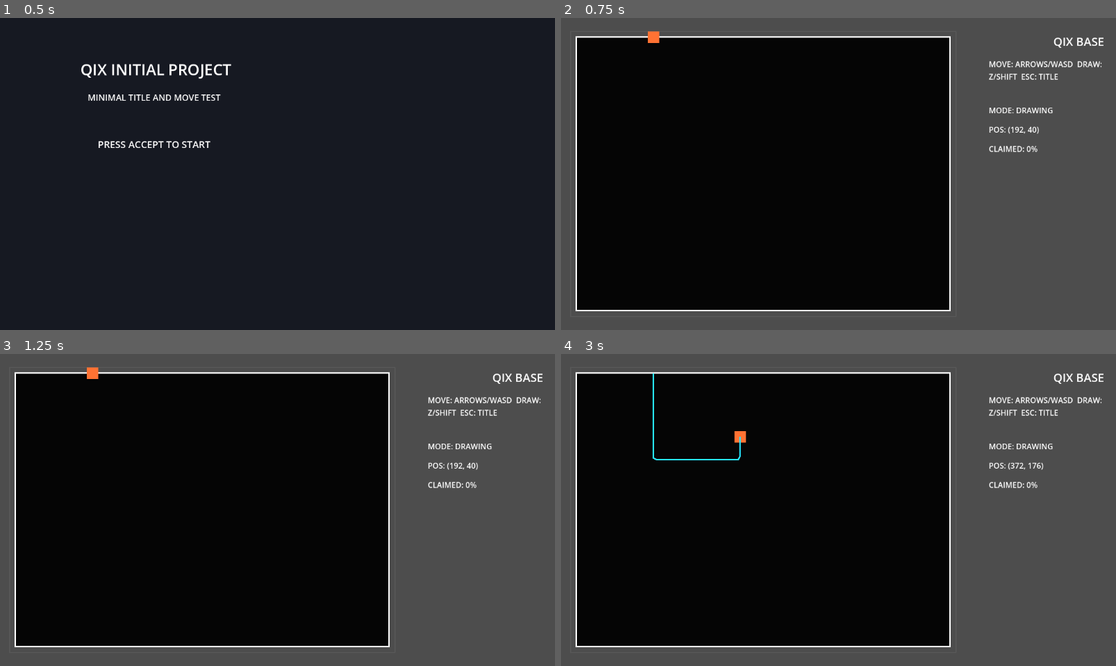
Above: before the commit, frames 1-4 (two rows, left to right).
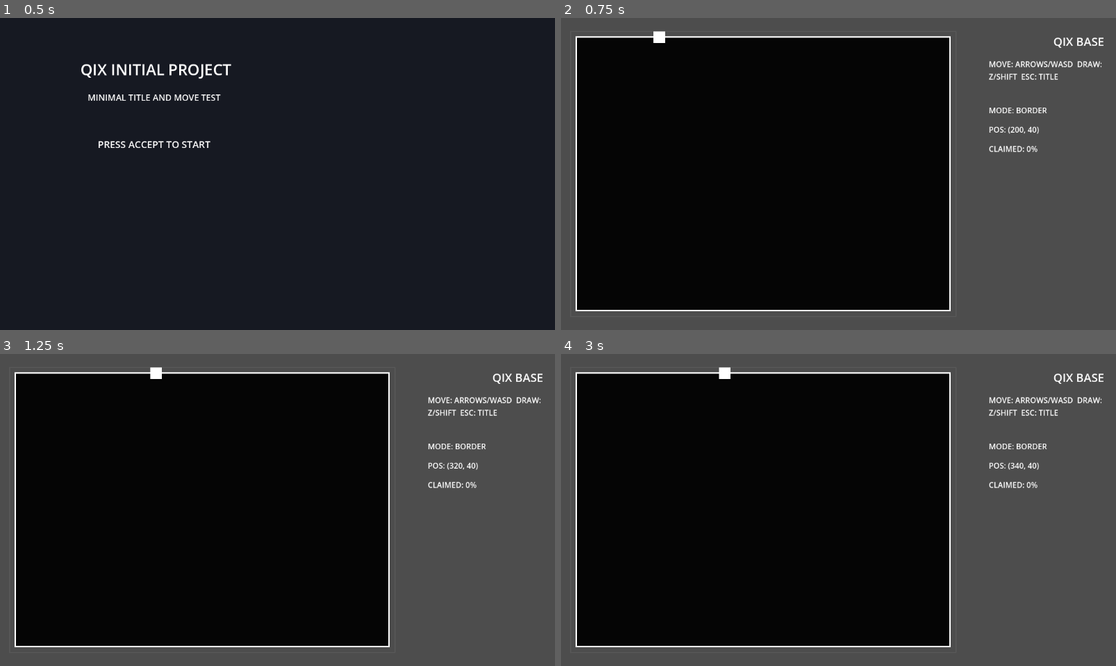
Above: after the commit, the same moments.

Repository: goenc/qix-project
Game: Godot game, scene res://scenes/title_main.tscn
Two runs of this game, one before a commit and one after it. Both use one fixed random seed, a clock stepped at 60 frames per second and the inputs below.
Inputs (mouse positions are in pixels of both pictures, inside the frame that each line leads up to):
- Up to frame 1 (0.5 s): no input
- Up to frame 2 (0.75 s): tap Enter (ui_accept) at 0.5 s; move the mouse to (960, 158) at 0.52 s; hold Right (move_right) from 0.53 s (still down); tap Shift at 0.6 s; click (960, 158) at 0.67 s
- Up to frame 3 (1.25 s): keep holding Right (move_right); tap Enter (ui_accept) at 0.77 s
- Up to frame 4 (3 s): move the mouse to (727, 525) at 1.27 s; release Right (move_right) at 1.28 s; hold Down (move_down) 1.28-2.03 s; tap Shift (qix_draw) at 1.35, 2.85 s; tap Enter (ui_accept) at 1.52 s; move the mouse to (894, 441) at 2.02 s; hold Right (move_right) 2.03-2.78 s; hold Shift (qix_draw) 2.03-2.78 s; tap Space at 2.1 s; move the mouse to (810, 572) at 2.77 s; hold Up (move_up) from 2.78 s (still down); click (810, 572) at 2.92 s

Frame 1 is identical in both runs. In frame 2, 0.2% of the frame differs, in the area x 15-89%, y 4-37%; in frame 3, 0.3%; in frame 4, 0.5%, in the area x 16-89%, y 4-38%.

Commit message:
Shift保持中のみ内側移動を継続する仕様を追加
・Shift保持中のみ内側移動を継続し離した瞬間に未確定線を破棄して外周へ戻す仕様を追加
・DRAWING状態の先頭でqix_draw保持を判定し離していたらそのフレームでBORDERへ戻るようにした
・未確定trail_pointsとTrailLineをクリアし現在位置を最寄り外周へスナップしてborder_progressと見た目を復帰する処理を追加した
・tools/run.ps1 を起動し起動確認後に確認用プロセスを終了した

Diff:
--- a/scripts/player/base_player.gd
+++ b/scripts/player/base_player.gd
@@ -99,6 +99,10 @@
 
 
 func _process_drawing(direction: Vector2, delta: float) -> void:
+	if !Input.is_action_pressed("qix_draw"):
+		_cancel_drawing_to_border()
+		return
+
 	var current_position := position
 	var next_position := _clamp_to_playfield(position + direction * move_speed * delta)
 	var is_waiting_to_leave_border := !has_left_border and _is_on_border(current_position)
@@ -130,6 +134,16 @@
 	position = _snap_point_to_border(position)
 	_append_trail_point_if_needed(true)
 	border_progress = _point_to_border_progress(position)
+	state = PlayerState.BORDER
+	_apply_state_visuals()
+
+
+func _cancel_drawing_to_border() -> void:
+	trail_points = PackedVector2Array()
+	_update_trail_line()
+	position = _snap_point_to_border(position)
+	border_progress = _point_to_border_progress(position)
+	has_left_border = false
 	state = PlayerState.BORDER
 	_apply_state_visuals()
 
Not shown, changed: runtime/commit_details.md
Not shown, changed: runtime/commit_message.md
